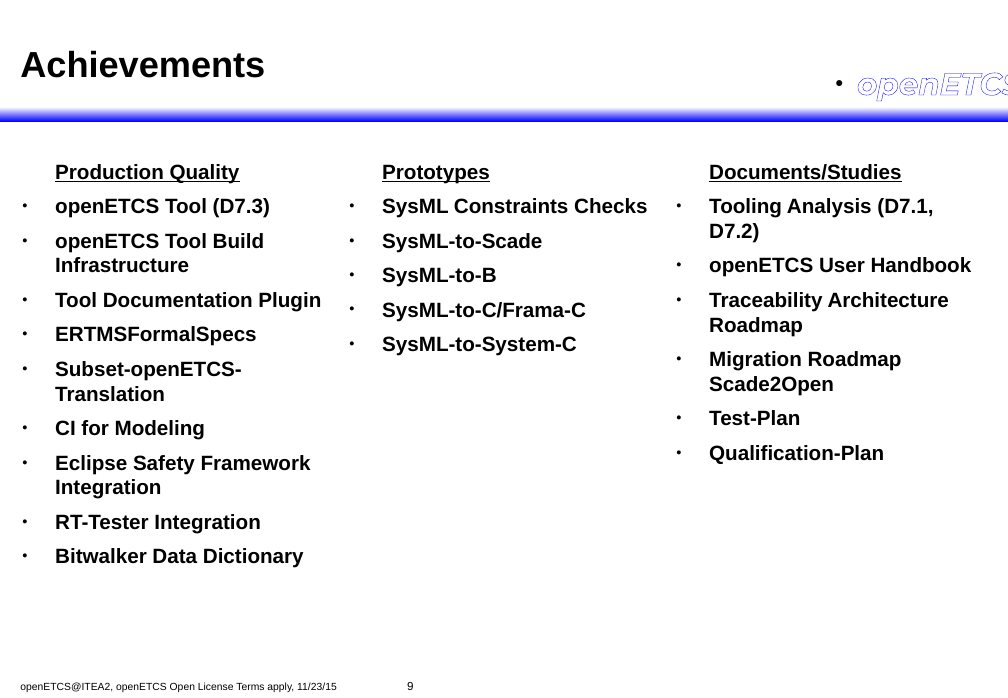
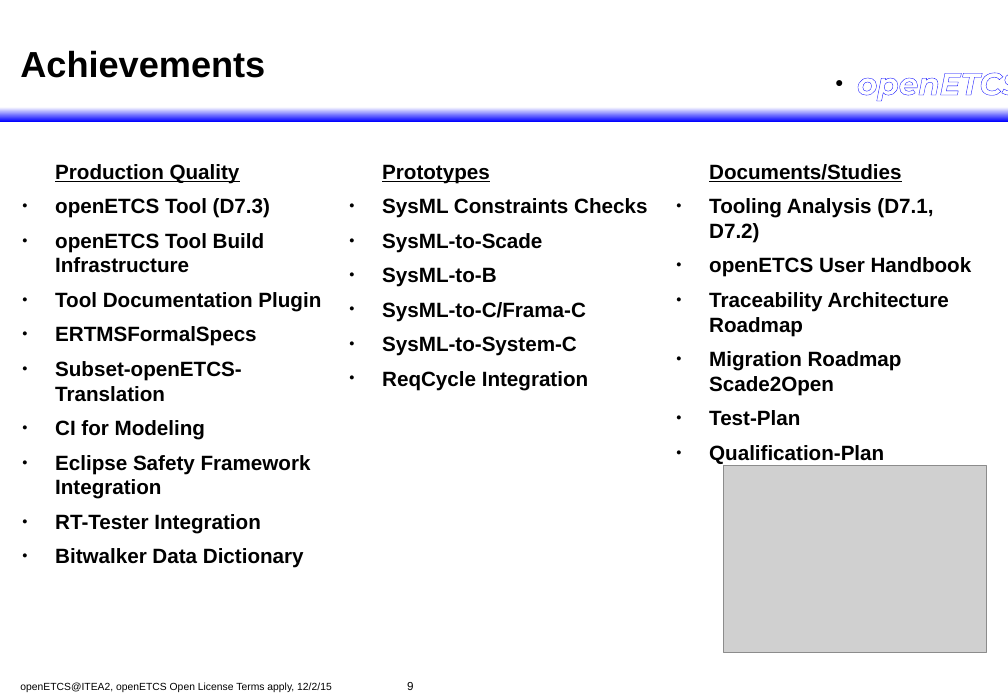
Before and after one commit to openETCS/toolchain, a slide deck: slide 9 of itea_Reviews/2015/openetcs-review-final-wp7.odp. Drawn at 1008x698 pixels with LibreOffice and Linux fonts; fonts in the diff are those of the drawing; grey boxes stand for pictures; background and template pictures are left out. Boxes give left, top, right and bottom in pixels: in the first picture for what was removed or moved away, otherwise in the second. Text is boxed around its words. In the diff, an @@ line names an element or a change of style, - is before the commit and + after.

Commit message:
Itea Slides

```diff
--- a/itea_Reviews/2015/openetcs-review-final-wp7.odp
+++ b/itea_Reviews/2015/openetcs-review-final-wp7.odp
@@ text at (382, 371, 588, 390): paragraph added @@
+● ReqCycle Integration
@@ picture added at (723, 465, 986, 652) @@
@@ text at (20, 682, 332, 692): text changed @@
-openETCS@ITEA2, openETCS Open License Terms apply, 11/23/15
+openETCS@ITEA2, openETCS Open License Terms apply, 12/2/15
```
Also in this commit, not shown: 9 other slides changed, 2 slides added, 4 slides removed, 2 other files.
